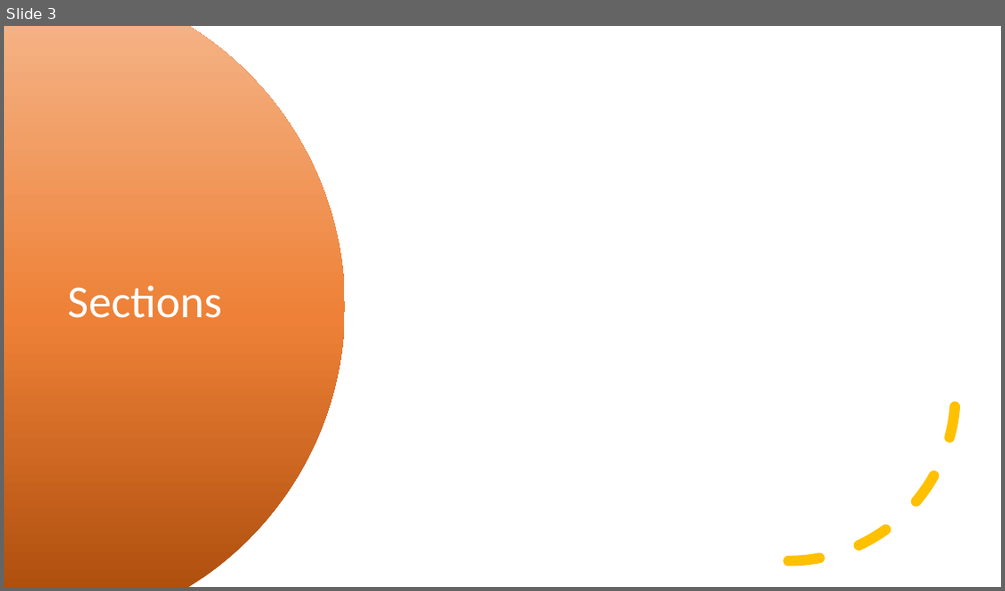
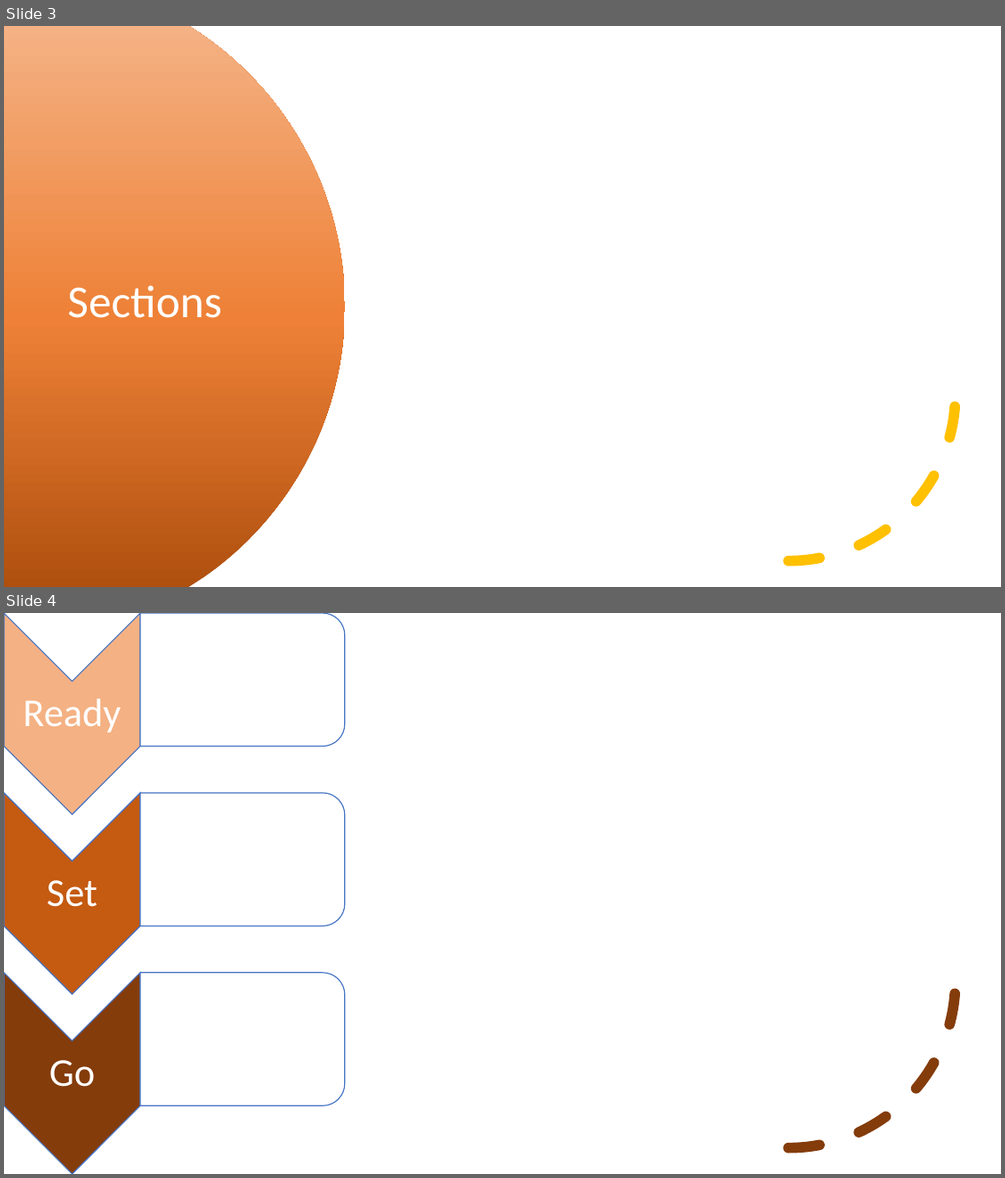
Before and after one commit to kevmoens/ThatConference2023, a slide deck: ThatConference2023.pptx. Shown one above the other, each under a label of ours: slide 3 before the commit, slides 3 and 4 after it. The pictures are 1005x591 and 1005x1178 pixels, drawn with LibreOffice and Linux fonts; fonts in the diff are those of the drawing. Boxes give left, top, right and bottom in pixels: in the first picture for what was removed or moved away, otherwise in the second. Text is boxed around its words. In the diff, an @@ line names an element or a change of style, - is before the commit and + after.

```diff
--- a/ThatConference2023.pptx
+++ b/ThatConference2023.pptx
@@ slide 4 added at [4,613,1001,1174], background #FFFFFF @@
@@ arc (boxed as its full ellipse) added at [622,814,956,1149], outline #843C0B 10 pt dashed @@
@@ group added at [4,613,344,1174]: 6 freeform shapes @@
+Ready
+Set
+Go
```
Also in this commit, not shown: 1 other file.
